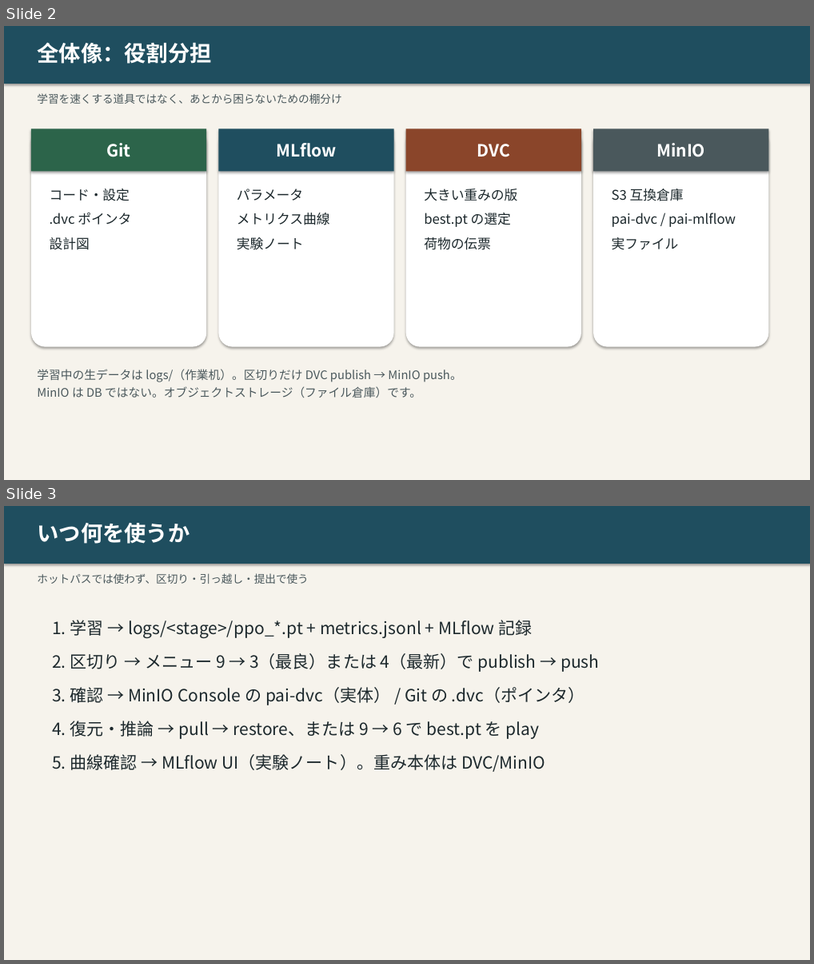
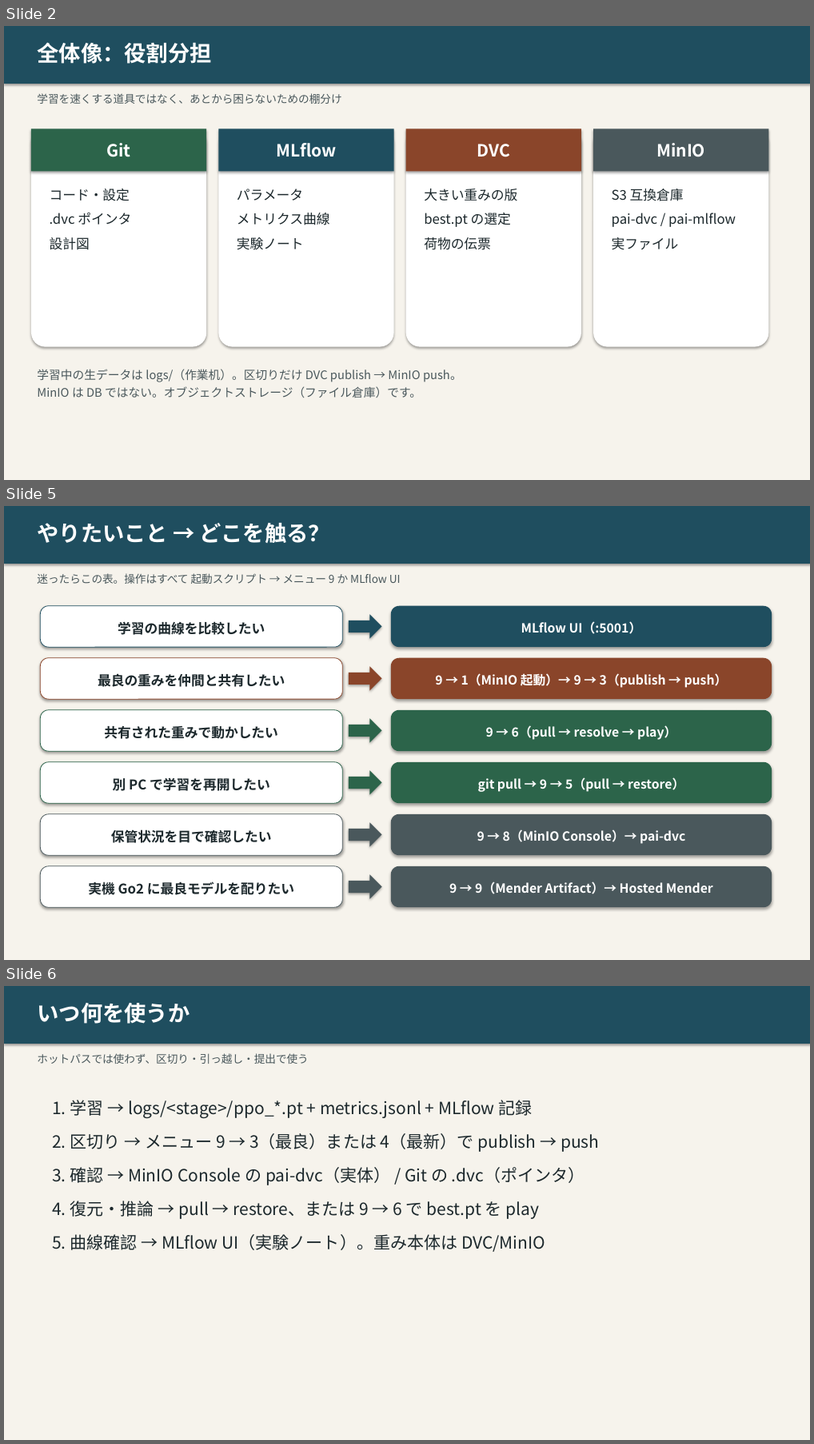
Before and after one commit to xeno1983/PAI_Task, a slide deck: scripts/DVC_MLflow_MinIO使い方.pptx. Shown one above the other, each under a label of ours: slides 2 and 3 before the commit, slides 2, 5 and 6 after it; the slides between them are not shown. The pictures are 814x964 and 814x1444 pixels, drawn with LibreOffice and Linux fonts; fonts in the diff are those of the drawing. Boxes give left, top, right and bottom in pixels: in the first picture for what was removed or moved away, otherwise in the second. Text is boxed around its words. In the diff, an @@ line names an element or a change of style, - is before the commit and + after.

Commit message:
Add flow diagrams and real MLflow UI snapshots to DVC/MLflow/MinIO PPT
Capture MLflow UI via Playwright, add user-journey and data-flow slides, add Windows setup doc.

```diff
--- a/scripts/DVC_MLflow_MinIO使い方.pptx
+++ b/scripts/DVC_MLflow_MinIO使い方.pptx
@@ slide 5 added at bbox=[4, 506, 810, 960], background #FFFFFF @@
@@ rectangle added at bbox=[4, 506, 810, 960], fill #F6F3EC @@
@@ rectangle added at bbox=[4, 506, 810, 564], fill #1F4E5F @@
@@ text added at bbox=[37, 523, 330, 543], 26 pt, text #FFFFFF, bold @@
+やりたいこと → どこを触る？
@@ text added at bbox=[37, 573, 401, 584], 13 pt, text #4A585C @@
+迷ったらこの表。操作はすべて 起動スクリプト → メニュー 9 か MLflow UI
@@ rounded rectangle added at bbox=[40, 606, 342, 647], fill #FFFFFF, outline #1F4E5F 0.75 pt, 16 pt, text #1C282C, bold @@
+学習の曲線を比較したい
@@ right arrow added at bbox=[349, 614, 382, 639], fill #1F4E5F @@
@@ rounded rectangle added at bbox=[391, 606, 772, 647], fill #1F4E5F, 15 pt, text #FFFFFF, bold @@
+MLflow UI（:5001）
@@ rounded rectangle added at bbox=[40, 658, 342, 699], fill #FFFFFF, outline #8A452A 0.75 pt, 16 pt, text #1C282C, bold @@
+最良の重みを仲間と共有したい
@@ right arrow added at bbox=[349, 666, 382, 691], fill #8A452A @@
@@ rounded rectangle added at bbox=[391, 658, 772, 699], fill #8A452A, 15 pt, text #FFFFFF, bold @@
+9 → 1（MinIO 起動）→ 9 → 3（publish → push）
@@ rounded rectangle added at bbox=[40, 710, 342, 751], fill #FFFFFF, outline #2C644A 0.75 pt, 16 pt, text #1C282C, bold @@
+共有された重みで動かしたい
@@ right arrow added at bbox=[349, 718, 382, 743], fill #2C644A @@
@@ rounded rectangle added at bbox=[391, 710, 772, 751], fill #2C644A, 15 pt, text #FFFFFF, bold @@
+9 → 6（pull → resolve → play）
@@ rounded rectangle added at bbox=[40, 762, 342, 803], fill #FFFFFF, outline #2C644A 0.75 pt, 16 pt, text #1C282C, bold @@
+別 PC で学習を再開したい
@@ rounded rectangle added at bbox=[391, 762, 772, 803], fill #2C644A, 15 pt, text #FFFFFF, bold @@
+git pull → 9 → 5（pull → restore）
@@ right arrow added at bbox=[349, 770, 382, 795], fill #2C644A @@
@@ rounded rectangle added at bbox=[40, 814, 342, 855], fill #FFFFFF, outline #4A585C 0.75 pt, 16 pt, text #1C282C, bold @@
+保管状況を目で確認したい
@@ rounded rectangle added at bbox=[391, 814, 772, 855], fill #4A585C, 15 pt, text #FFFFFF, bold @@
+9 → 8（MinIO Console）→ pai-dvc
@@ right arrow added at bbox=[349, 822, 382, 847], fill #4A585C @@
@@ rounded rectangle added at bbox=[40, 866, 342, 907], fill #FFFFFF, outline #4A585C 0.75 pt, 16 pt, text #1C282C, bold @@
+実機 Go2 に最良モデルを配りたい
@@ right arrow added at bbox=[349, 875, 382, 899], fill #4A585C @@
@@ rounded rectangle added at bbox=[391, 866, 772, 907], fill #4A585C, 15 pt, text #FFFFFF, bold @@
+9 → 9（Mender Artifact）→ Hosted Mender
@@ what was slide 3 is now slide 6 @@
```
Also in this commit, not shown: 3 slides changed, 5 other slides added, 9 other files.
